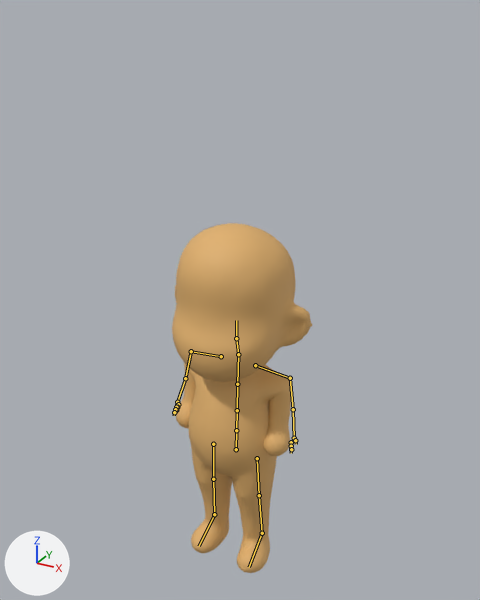
Before and after pictures for a commit that changed the glTF model assets/3d/reworked/player_male_mannequin.glb.
The view is the same before and after, from a 50 mm camera at (0.65, -1.145, 0.845) aimed at (-0.001, 0.037, 0.254). The lights are fixed; the arrows at lower left show +X, +Y and +Z. The first picture is the older version. Both versions are drawn at frame 3 of the action 'idle_relaxed'; the numbers are the values there. The bones that change, and the others that lie on the model, are drawn over the model as lines.

The first picture shows 'PlayerMaleBody'.
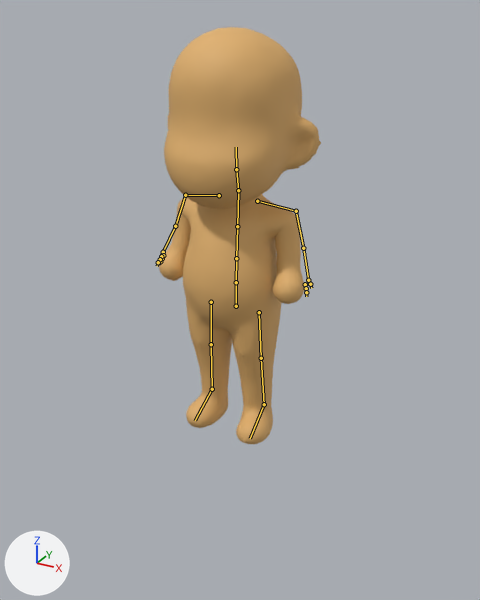
The edits, one by one:
Bone 'mixamorigHips' (bone_mixamorighips) moves from (0.0, 0.0, 0.0) to (0.0, 0.381, 0.014).
Bone 'mixamorigLeftArm' (bone_mixamorigleftarm) turns from (72, -2, -6) to (65, -4, -5) degrees about its own x, y and z.
Bone 'mixamorigLeftForeArm' (bone_mixamorigleftforearm) turns from (1, -2, 10) to (1, -4, 12) degrees about its own x, y and z.
Bone 'mixamorigRightArm' (bone_mixamorigrightarm) turns from (72, 2, 6) to (65, 4, 5) degrees about its own x, y and z.
Bone 'mixamorigRightForeArm' (bone_mixamorigrightforearm) turns from (1, 2, -10) to (1, 4, -12) degrees about its own x, y and z.

Pixel boxes [x1, y1, x2, y2] of what changed, in the pictures (480 x 600 px):
'PlayerMaleBody', posed (16% wider, 19% taller): before [172, 223, 312, 573]; after [159, 27, 321, 444]
bone 'mixamorigHips', root to tip: before (236, 449) to (236, 430); after (236, 306) to (236, 282)
bone 'mixamorigLeftArm', root to tip: before (290, 378) to (293, 409); after (296, 211) to (303, 248)
bone 'mixamorigLeftForeArm', root to tip: before (293, 409) to (294, 438); after (303, 248) to (308, 280)
bone 'mixamorigRightArm', root to tip: before (191, 351) to (185, 378); after (185, 195) to (175, 226)
bone 'mixamorigRightForeArm', root to tip: before (185, 378) to (177, 402); after (175, 226) to (163, 252)
